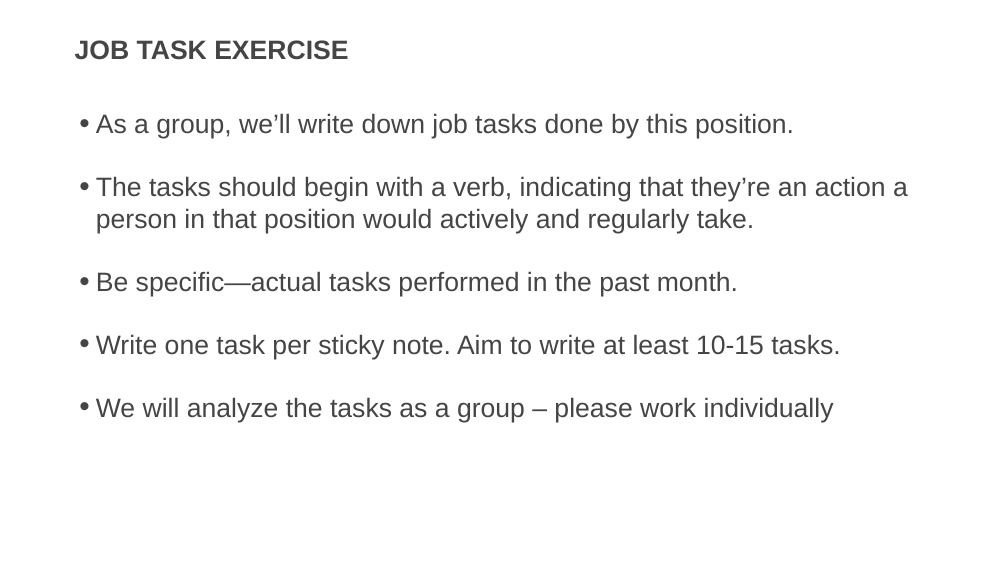
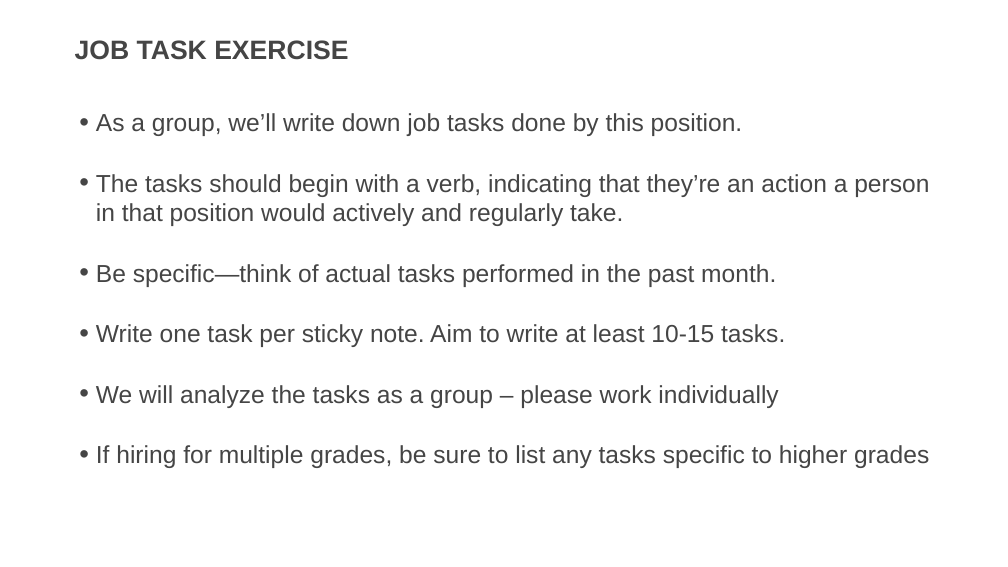
Before and after one commit to usds/SME-QA-Website, a slide deck: slide 8 of toolkit/job-analysis/job-analysis-presentation.pptx. Drawn at 1008x567 pixels with LibreOffice and Linux fonts; fonts in the diff are those of the drawing. Boxes give left, top, right and bottom in pixels: in the first picture for what was removed or moved away, otherwise in the second. Text is boxed around its words. In the diff, an @@ line names an element or a change of style, - is before the commit and + after.

```diff
--- a/toolkit/job-analysis/job-analysis-presentation.pptx
+++ b/toolkit/job-analysis/job-analysis-presentation.pptx
@@ text at (x1=96, y1=113, x2=929, y2=408): size 36 to 33.3 pt in "As a group, we’ll write down job ...", "The tasks should begin with a verb, ...", "Write one task per sticky note. Aim ...", "We will analyze the tasks as a ..." @@
@@ text at (x1=96, y1=264, x2=776, y2=287): text changed; size 36 to 33.3 pt @@
-• Be specific—actual tasks performed in the past month.
+• Be specific—think of actual tasks performed in the past month.
@@ text at (x1=96, y1=445, x2=929, y2=468): paragraph added @@
+• If hiring for multiple grades, be sure to list any tasks specific to higher grades
```
Also in this commit, not shown: 10 other slides changed, 3 slides added.
